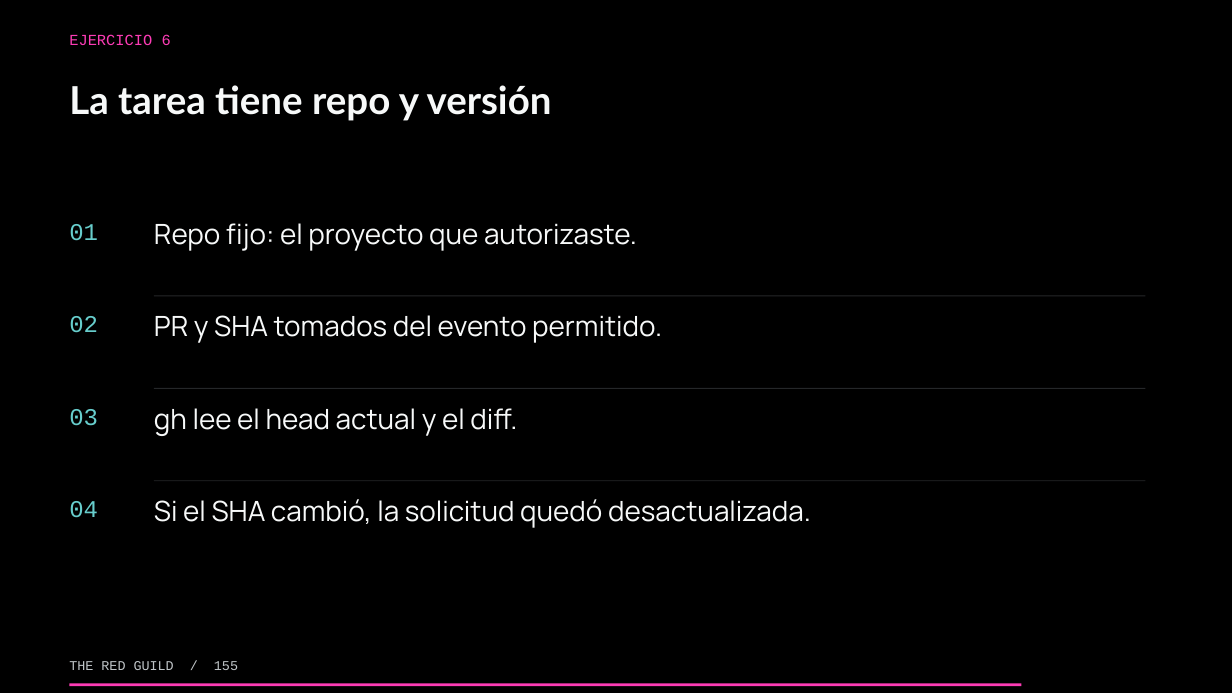
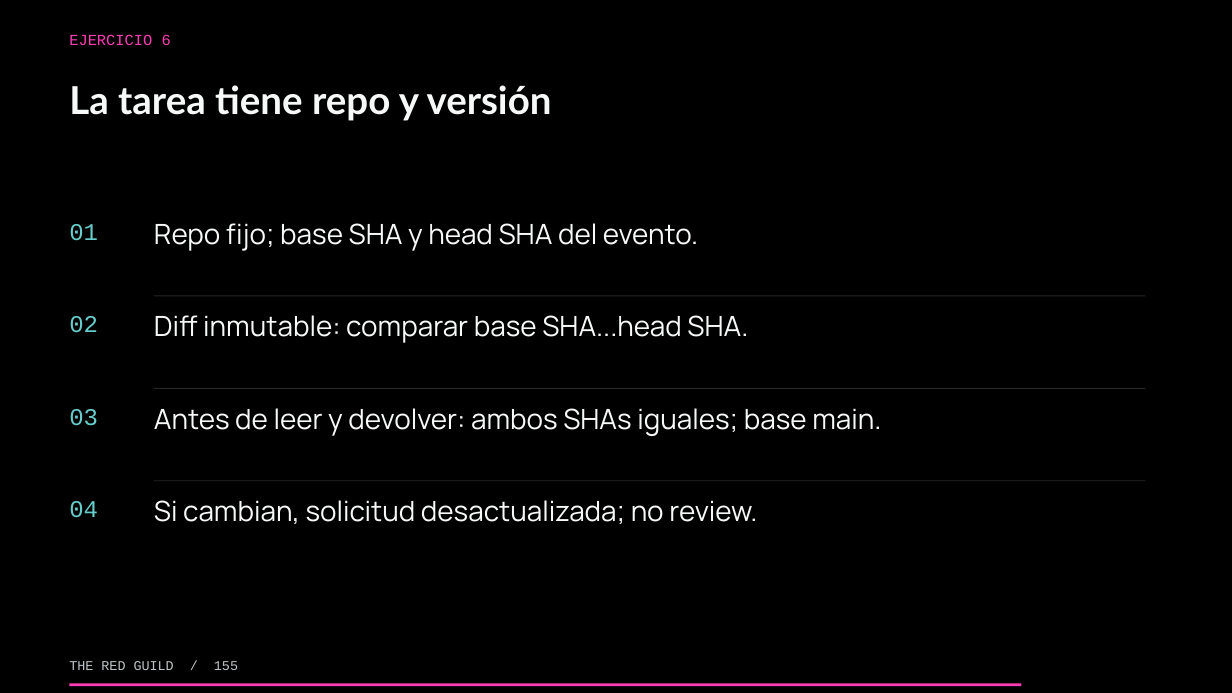
Before and after one commit to theredguild/github-ai-automation-lab, a slide deck: slide 155 of slides/workshop.pptx. Drawn at 1232x693 pixels with LibreOffice and Linux fonts; fonts in the diff are those of the drawing. Boxes give left, top, right and bottom in pixels: in the first picture for what was removed or moved away, otherwise in the second. Text is boxed around its words. In the diff, an @@ line names an element or a change of style, - is before the commit and + after.

```diff
--- a/slides/workshop.pptx
+++ b/slides/workshop.pptx
@@ text at [154, 223, 698, 251]: text changed @@
-Repo fijo: el proyecto que autorizaste.
+Repo fijo; base SHA y head SHA del evento.
@@ text at [154, 315, 748, 343]: text changed @@
-PR y SHA tomados del evento permitido.
+Diff inmutable: comparar base SHA...head SHA.
@@ text at [154, 408, 881, 436]: text changed @@
-gh lee el head actual y el diff.
+Antes de leer y devolver: ambos SHAs iguales; base main.
@@ text at [154, 500, 757, 524]: text changed @@
-Si el SHA cambió, la solicitud quedó desactualizada.
+Si cambian, solicitud desactualizada; no review.
```
Also in this commit, not shown: 6 other slides changed, 7 other files.
